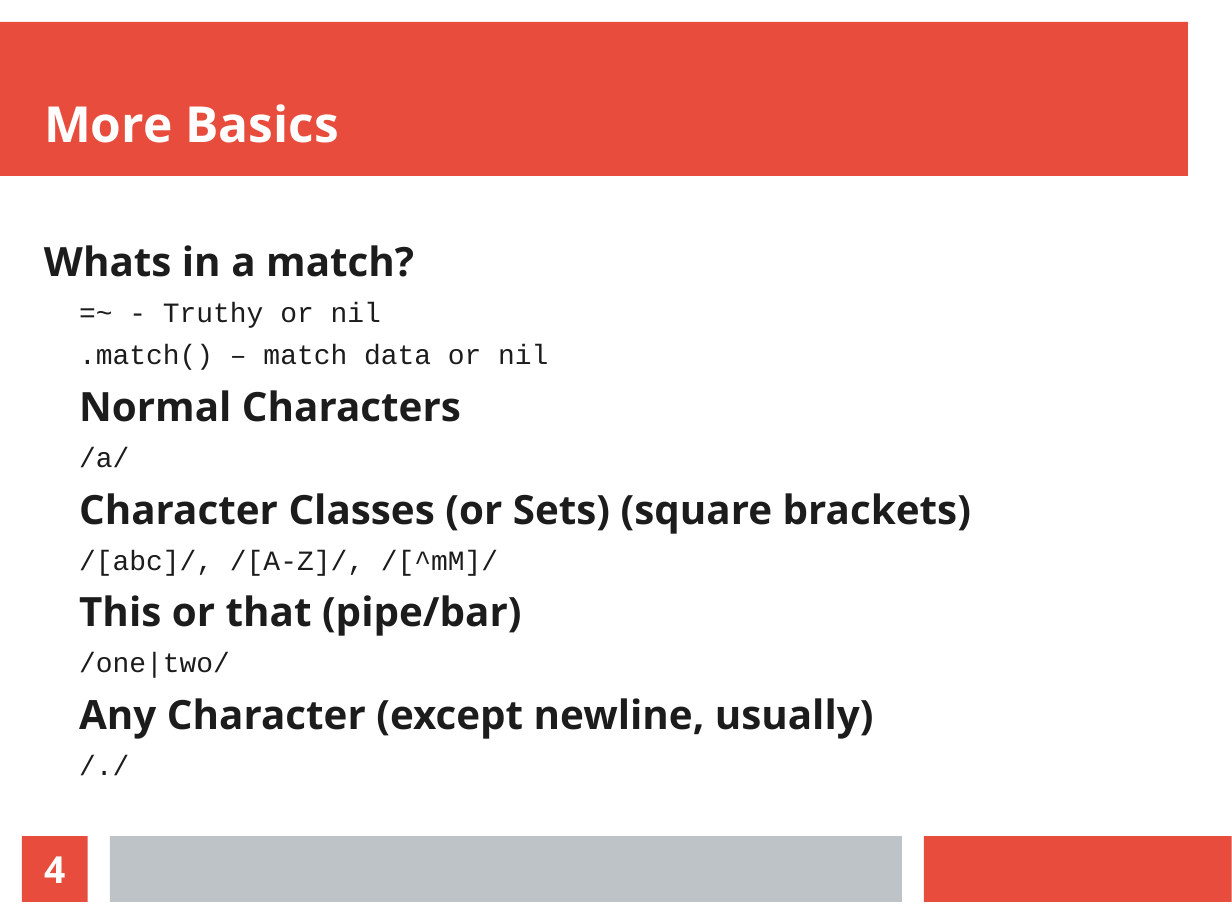
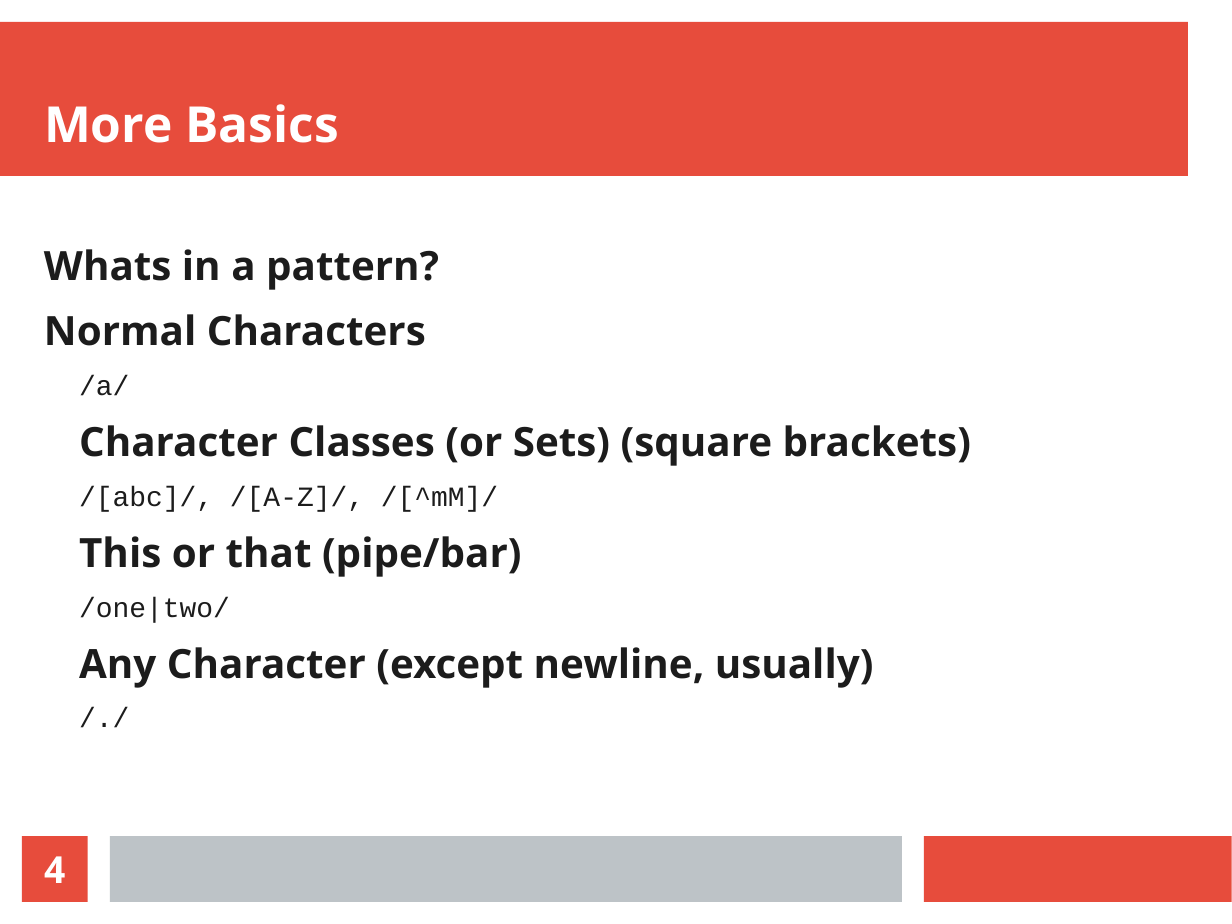
Before and after one commit to callahat/slides, a slide deck: slide 4 of 2024/crb/regexp.ppt. Drawn at 1232x924 pixels with LibreOffice and Linux fonts; fonts in the diff are those of the drawing. Boxes give left, top, right and bottom in pixels: in the first picture for what was removed or moved away, otherwise in the second. Text is boxed around its words. In the diff, an @@ line names an element or a change of style, - is before the commit and + after.

```diff
--- a/2024/crb/regexp.ppt
+++ b/2024/crb/regexp.ppt
@@ text at bbox=[44, 249, 439, 290]: text changed; size 18 to 26 pt; font Courier New to Noto Sans; bold on @@
-Whats in a match?
-  =~ - Truthy or nil
-  .match() – match data or nil
+Whats in a pattern?
@@ text at bbox=[44, 314, 971, 688]: line spacing 0.88 to 0.98; line spacing 0.73 to 0.83 @@
```
Also in this commit, not shown: 2 other slides changed, 1 other file.
